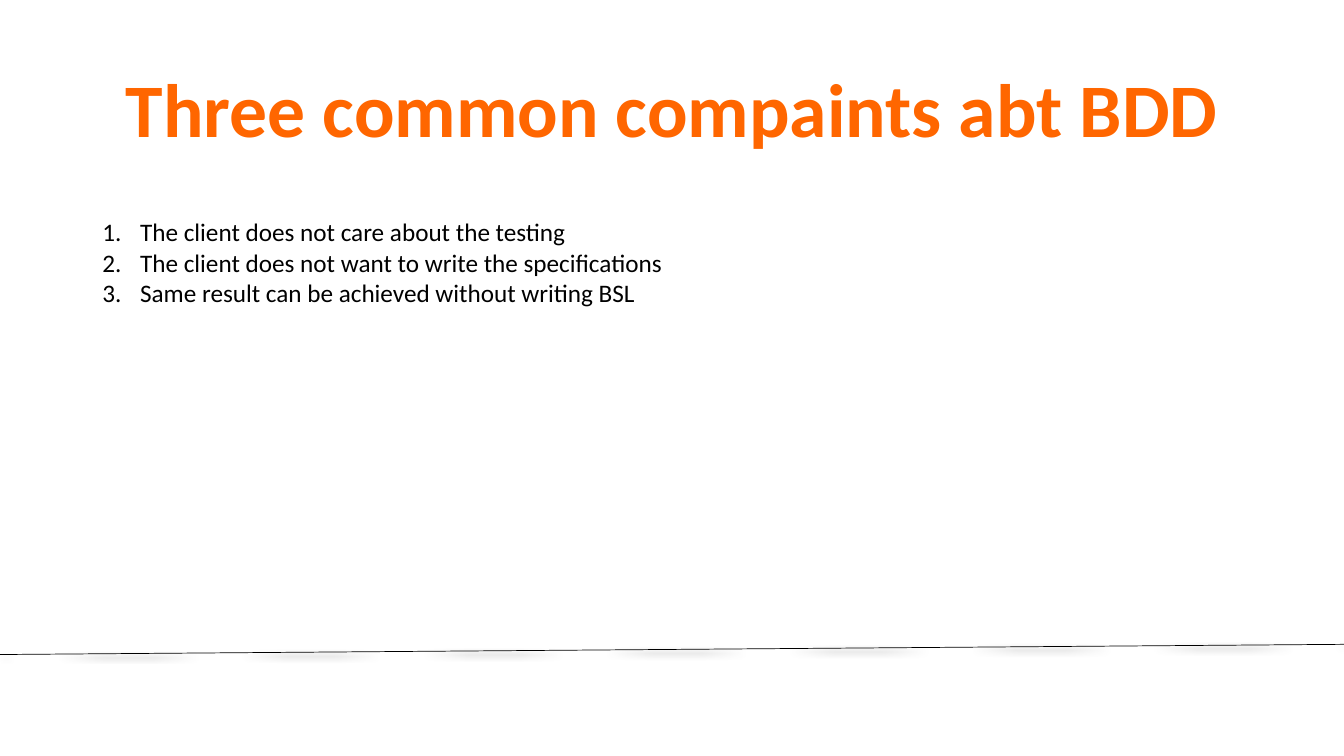
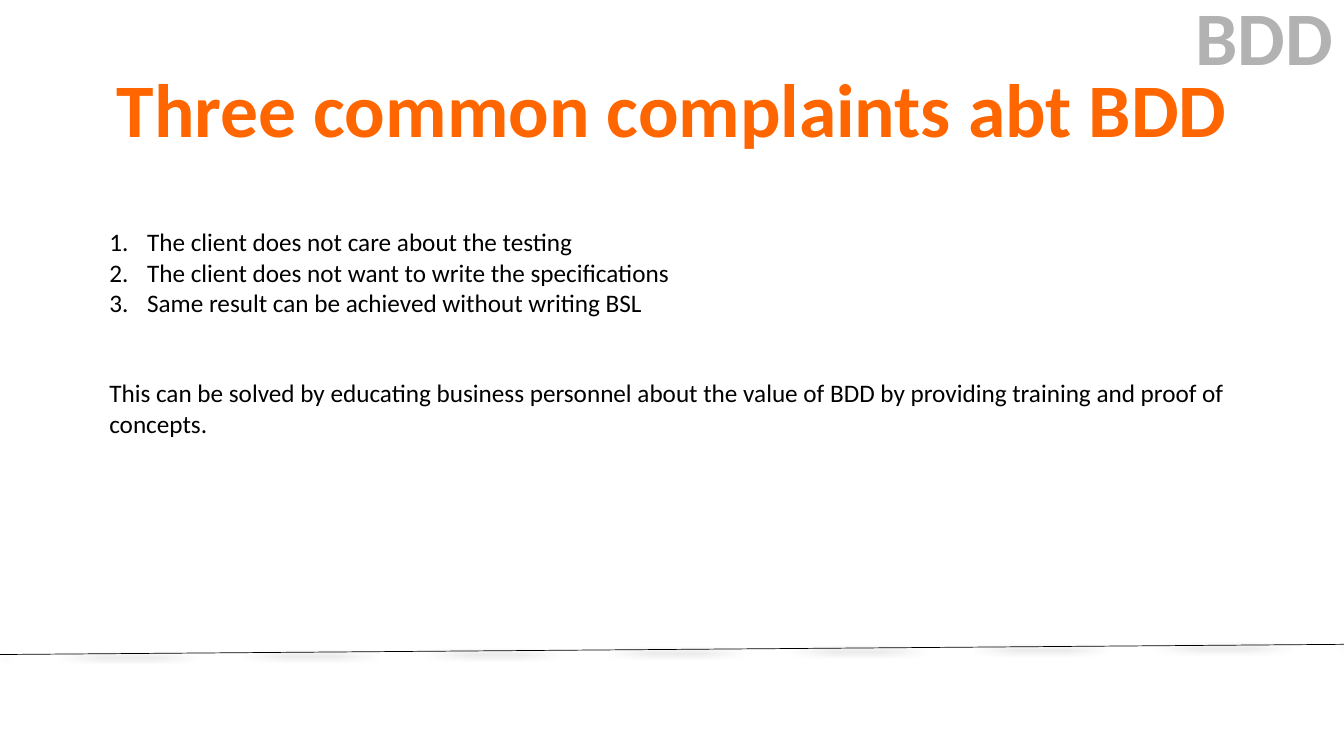
Before and after one commit to kirankoirala/bdd_in_a_nutshell, a slide deck: slide 7 of BDD.pptx. Drawn at 1344x756 pixels with LibreOffice and Linux fonts; fonts in the diff are those of the drawing; background and template pictures are left out. Boxes give left, top, right and bottom in pixels: in the first picture for what was removed or moved away, otherwise in the second. Text is boxed around its words. In the diff, an @@ line names an element or a change of style, - is before the commit and + after.

```diff
--- a/BDD.pptx
+++ b/BDD.pptx
@@ text added at box(1196, 16, 1334, 65), 54 pt, text #B2B2B2, bold @@
+BDD
@@ title at box(117, 84, 1227, 149): text changed @@
-Three common compaints abt BDD
+Three common complaints abt BDD
@@ text "The client does not care ...": place and size @@
-text "The client does not care ..." at box(140, 223, 662, 307)
+text "The client does not care ..." at box(109, 233, 1223, 437)
@@ text at box(109, 384, 1223, 437): paragraph added @@
+This can be solved by educating business personnel about the value of BDD by providing training and proof of concepts.
```
Also in this commit, not shown: 6 other slides changed, 1 slide added, 2 other files.
